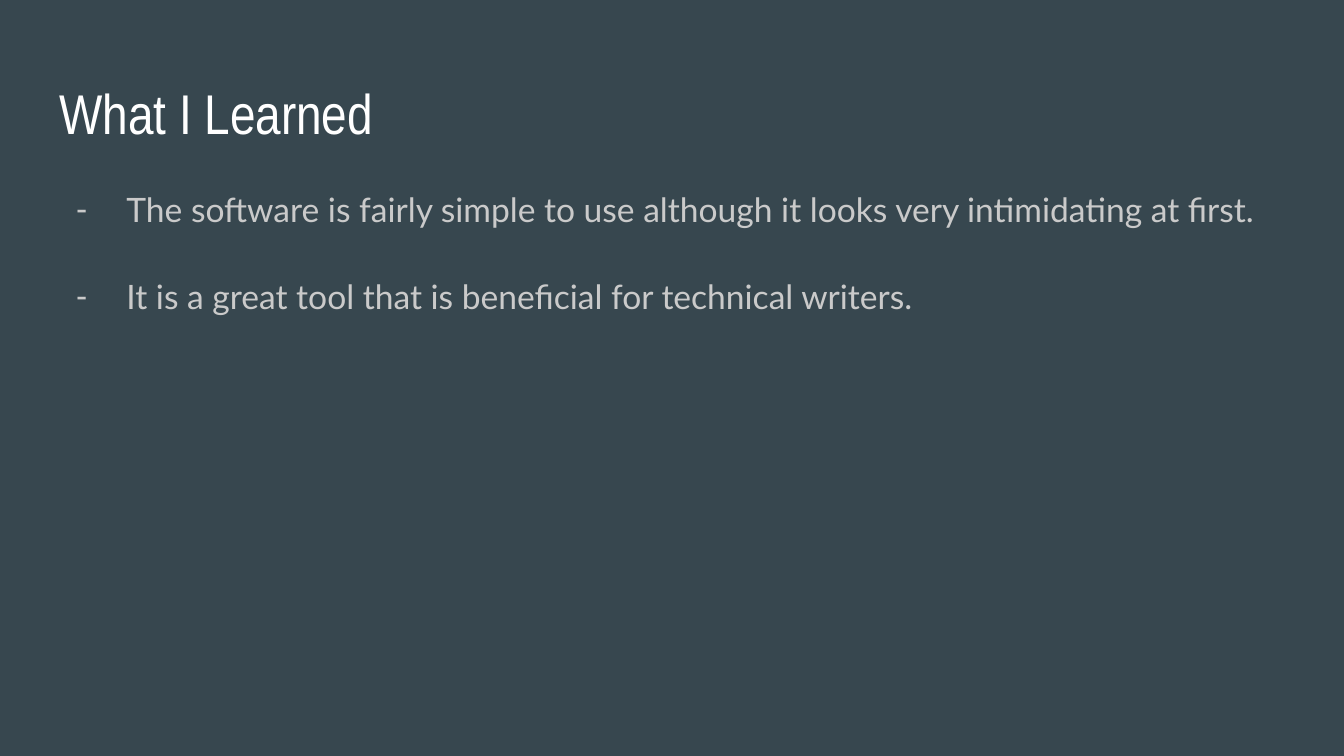
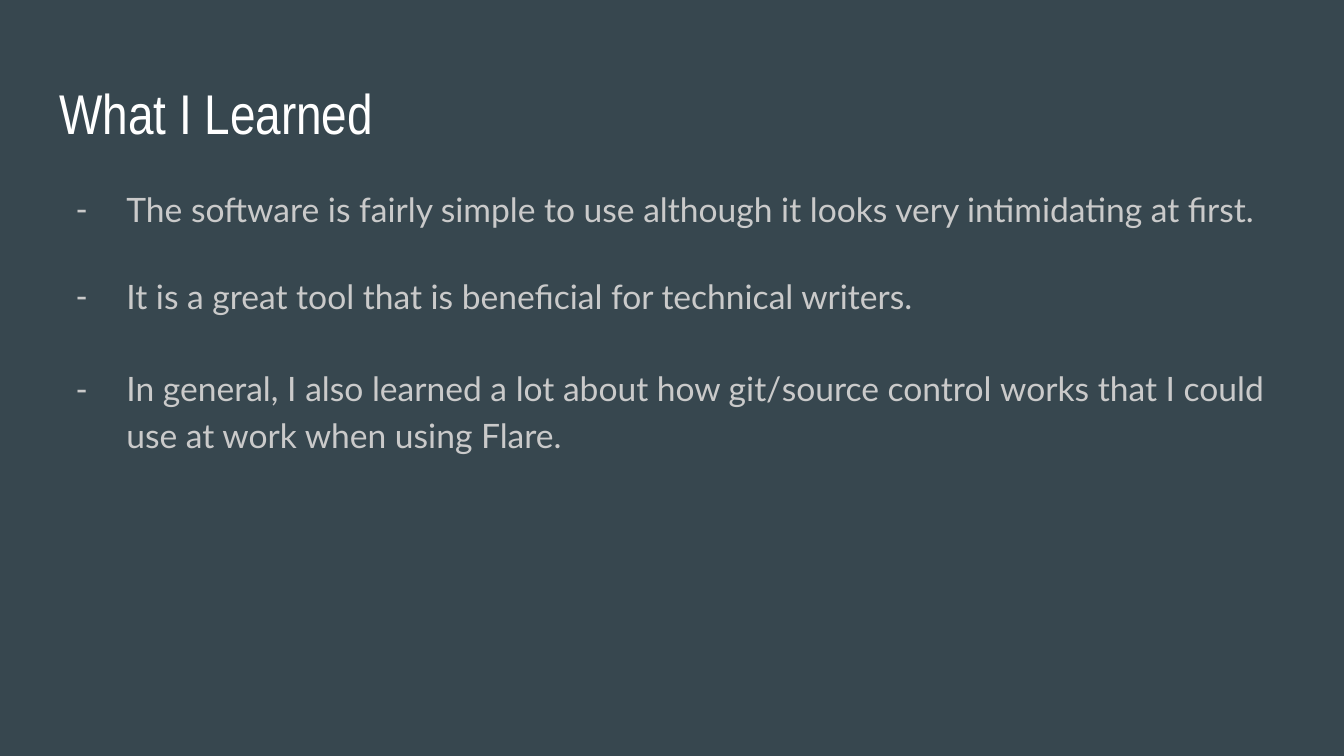
Before and after one commit to ZoeLawson/mcc_tools_tech, a slide deck: slide 6 of Week16-FinalProjects/meghana_arvind_final_project/meghana_arvind_final_project.pptx. Drawn at 1344x756 pixels with LibreOffice and Linux fonts; fonts in the diff are those of the drawing. Boxes give left, top, right and bottom in pixels: in the first picture for what was removed or moved away, otherwise in the second. Text is boxed around its words. In the diff, an @@ line names an element or a change of style, - is before the commit and + after.

```diff
--- a/Week16-FinalProjects/meghana_arvind_final_project/meghana_arvind_final_project.pptx
+++ b/Week16-FinalProjects/meghana_arvind_final_project/meghana_arvind_final_project.pptx
@@ text at (126,376,1264,454): paragraph added @@
+– In general, I also learned a lot about how git/source control works that I could use at work when using Flare.
```
Also in this commit, not shown: 3 other slides changed.
